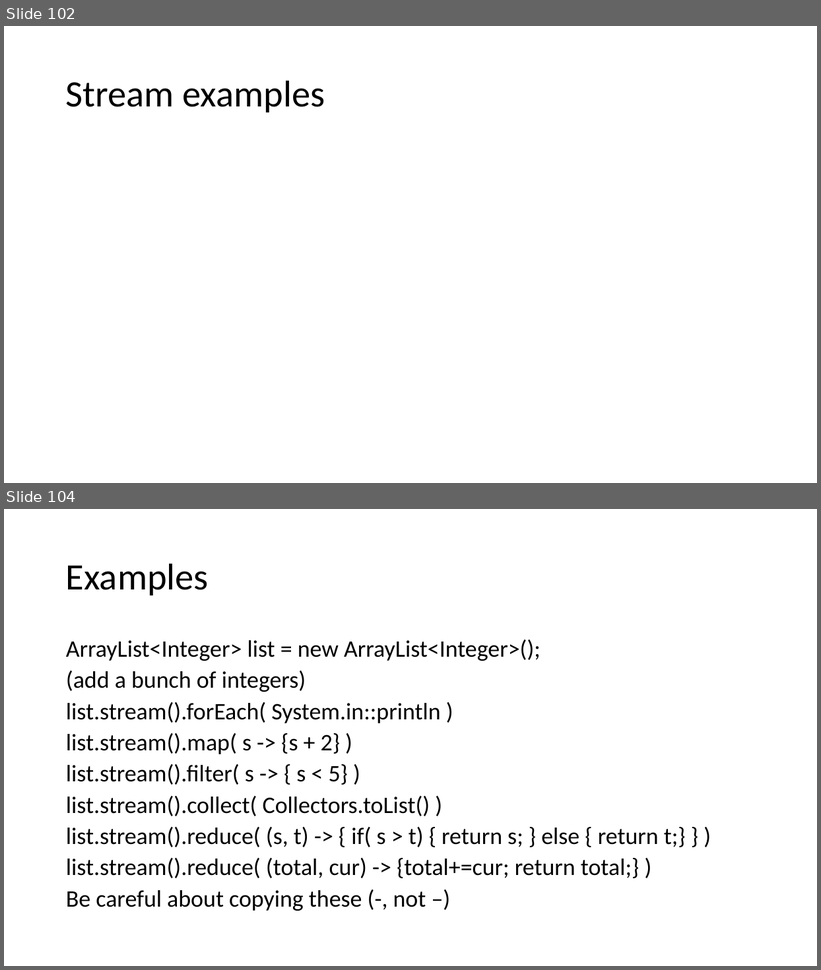
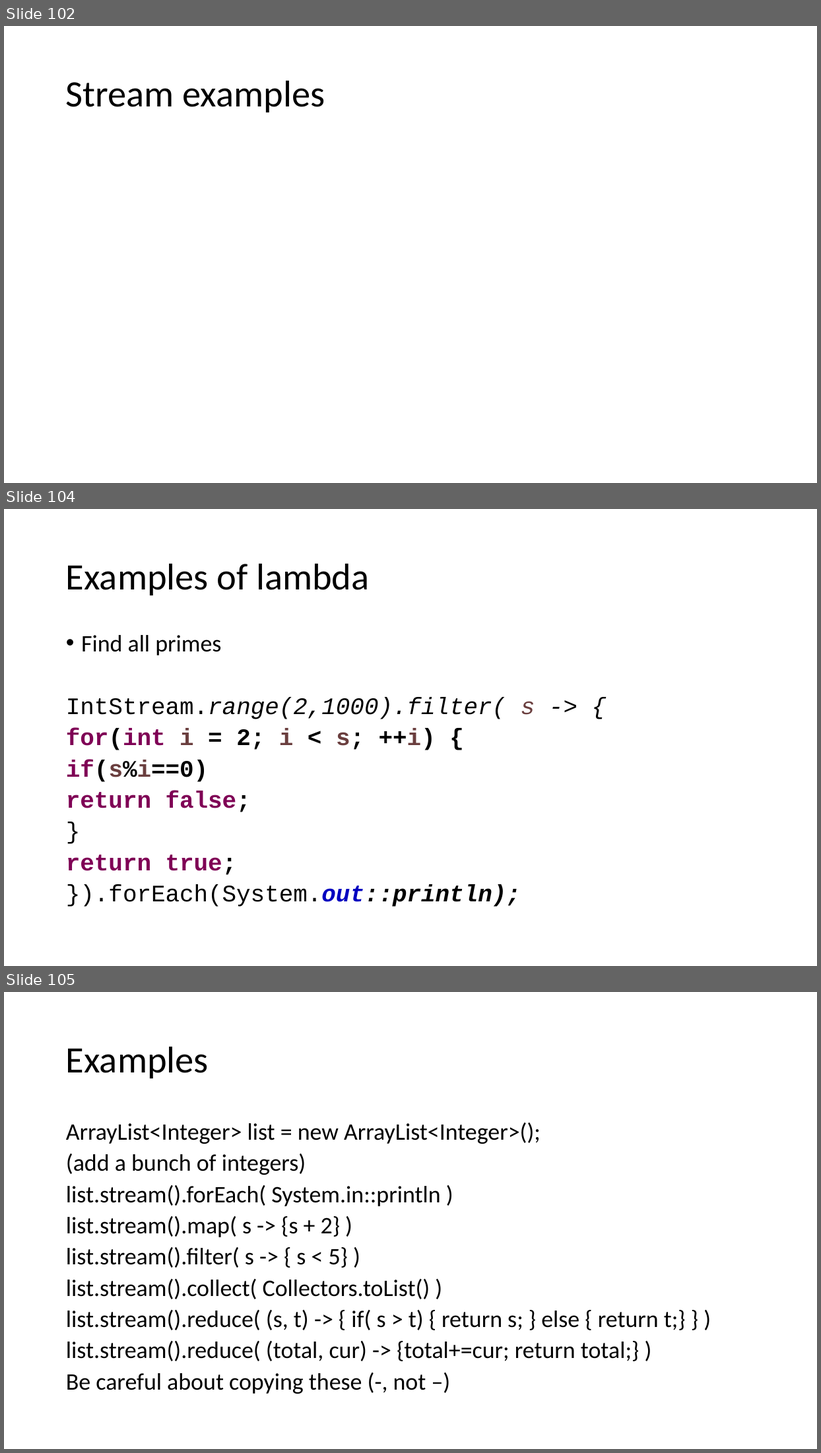
Before and after one commit to skalakm/232, a slide deck: notes.pptx. Shown one above the other, each under a label of ours: slides 102 and 104 before the commit, slides 102, 104 and 105 after it; the slides between them are not shown. The pictures are 821x970 and 821x1453 pixels, drawn with LibreOffice and Linux fonts; fonts in the diff are those of the drawing. Boxes give left, top, right and bottom in pixels: in the first picture for what was removed or moved away, otherwise in the second. Text is boxed around its words. In the diff, an @@ line names an element or a change of style, - is before the commit and + after.

```diff
--- a/notes.pptx
+++ b/notes.pptx
@@ slide 104 added at [4, 509, 817, 966], background #FFFFFF @@
@@ title added at [66, 563, 369, 595], 44 pt, text #000000 @@
+Examples of lambda
@@ text added at [66, 635, 535, 907], 28 pt, text #000000 @@
+• Find all primes
+IntStream.range(2,1000).filter( s -> {
+for(int i = 2; i < s; ++i) {
+if(s%i==0)
+return false;
+}
+return true;
+}).forEach(System.out::println);
@@ what was slide 104 is now slide 105 @@
```
Also in this commit, not shown: 1 slide changed.
